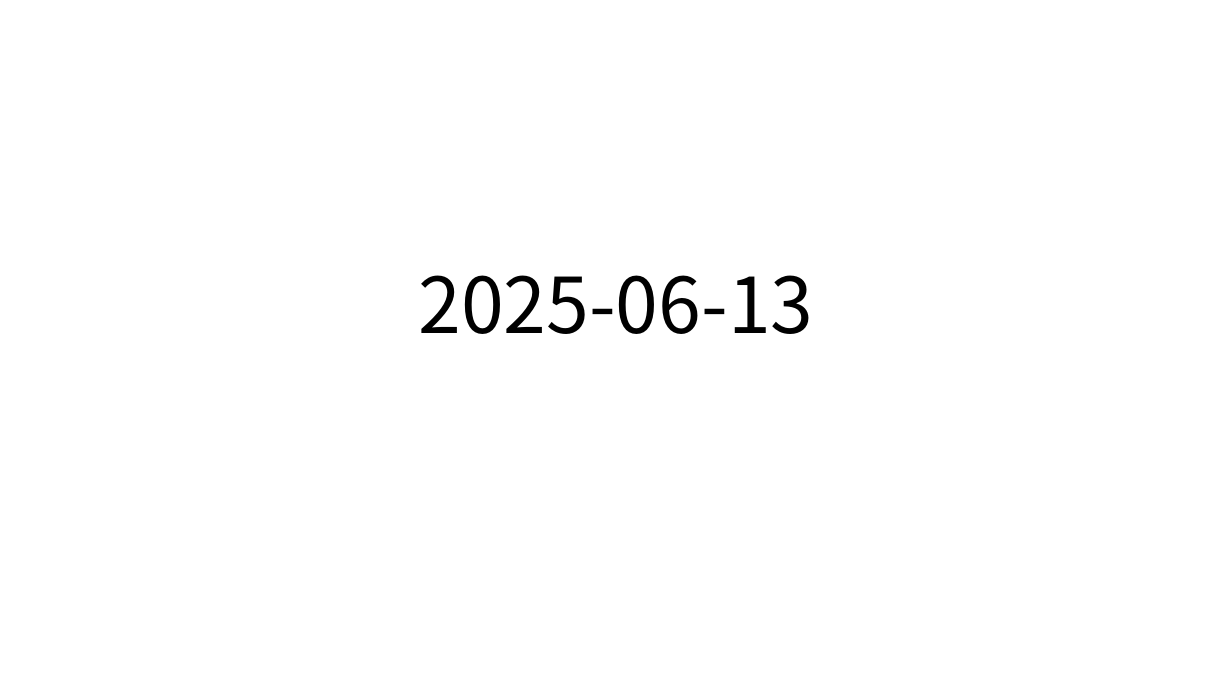
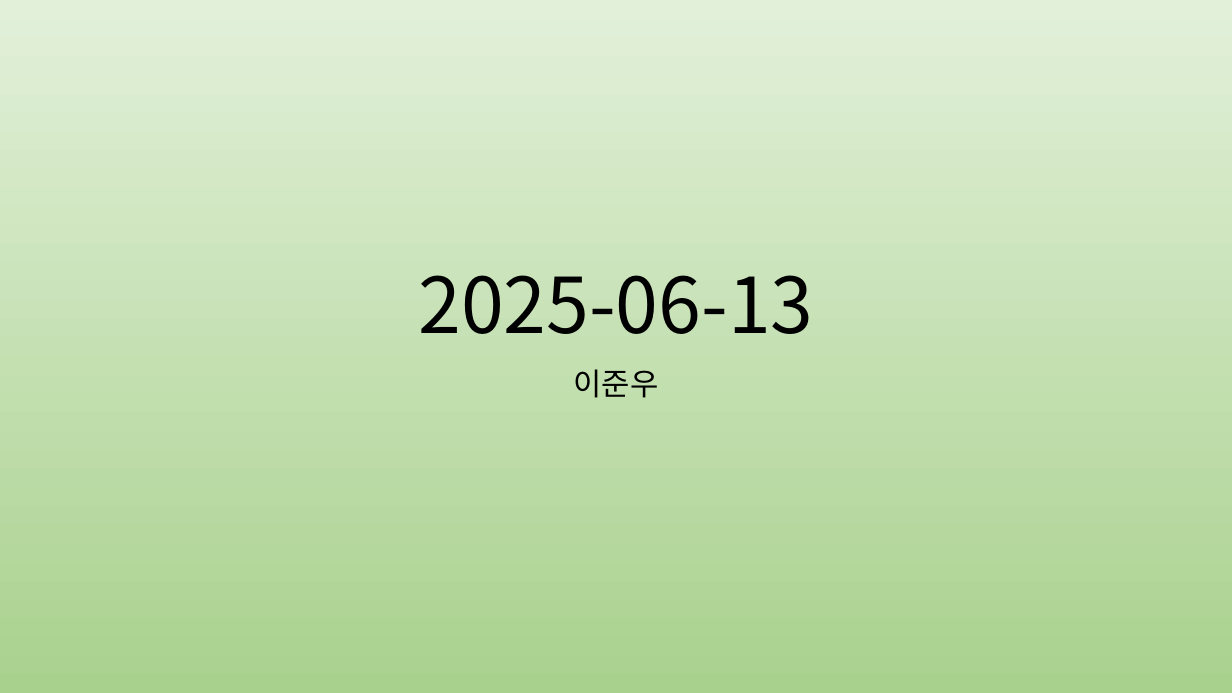
Before and after one commit to jwl1109/IOT, a slide deck: slide 1 of VLSI design 설계 실습/2025-06-13.pptx. Drawn at 1232x693 pixels with LibreOffice and Linux fonts; fonts in the diff are those of the drawing. Boxes give left, top, right and bottom in pixels: in the first picture for what was removed or moved away, otherwise in the second. Text is boxed around its words. In the diff, an @@ line names an element or a change of style, - is before the commit and + after.

```diff
--- a/VLSI design 설계 실습/2025-06-13.pptx
+++ b/VLSI design 설계 실습/2025-06-13.pptx
@@ background #FFFFFF to gradient #E2F0D9 to #A9D18E @@
@@ subtitle added at [573,369,658,398], 24 pt, text #000000 @@
+이준우
```
Also in this commit, not shown: 1 other slide changed, 10 slides added, 7 slides removed, 1 other file.
